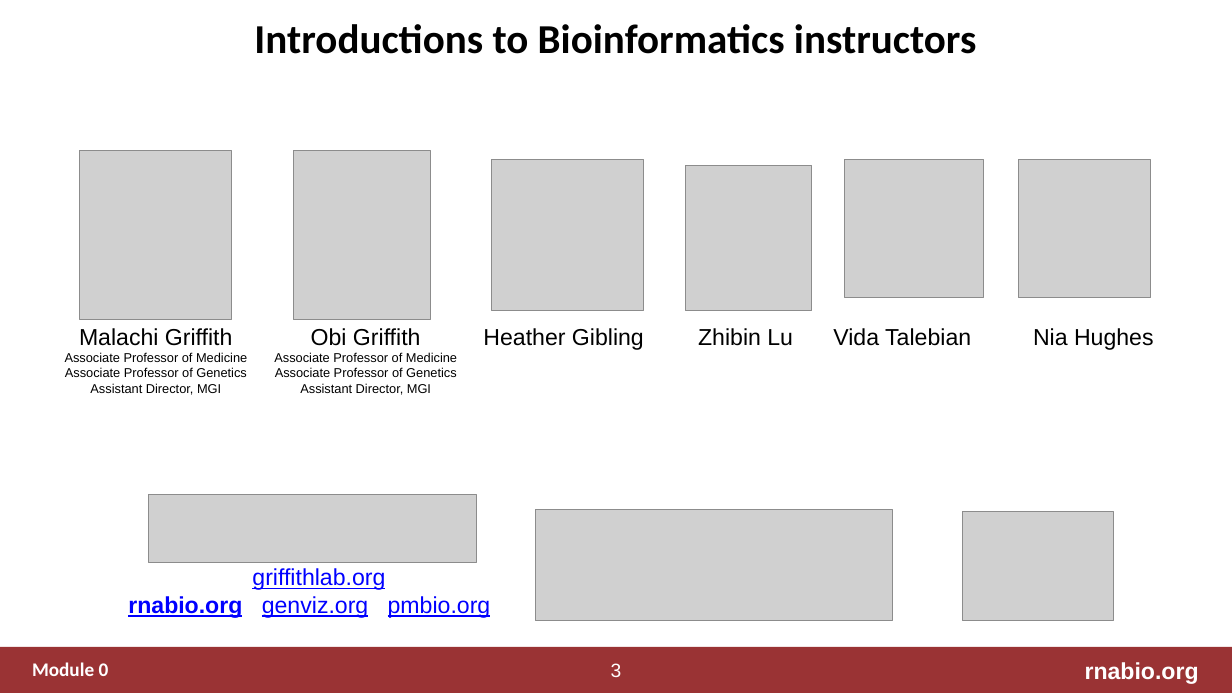
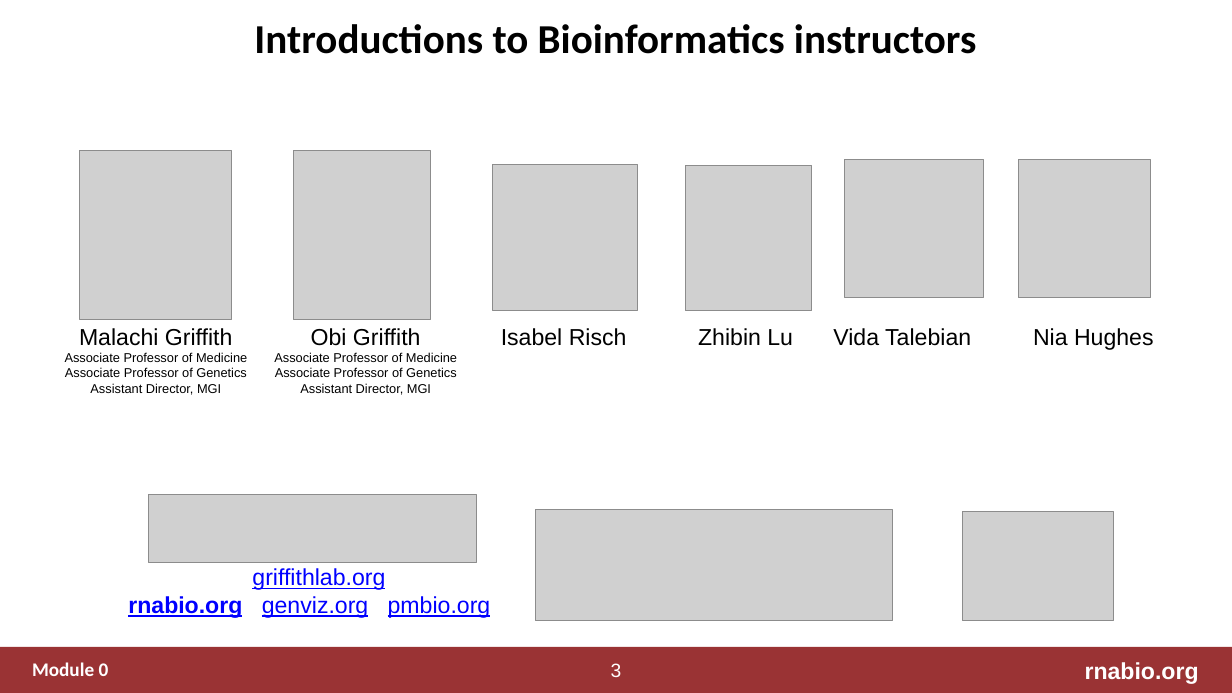
Before and after one commit to griffithlab/rnabio.org, a slide deck: slide 3 of assets/lectures/cbw/2024/full/RNASeq_Module0_Introductions.pptx. Drawn at 1232x693 pixels with LibreOffice and Linux fonts; fonts in the diff are those of the drawing; grey boxes stand for pictures. Boxes give left, top, right and bottom in pixels: in the first picture for what was removed or moved away, otherwise in the second. Text is boxed around its words. In the diff, an @@ line names an element or a change of style, - is before the commit and + after.

```diff
--- a/assets/lectures/cbw/2024/full/RNASeq_Module0_Introductions.pptx
+++ b/assets/lectures/cbw/2024/full/RNASeq_Module0_Introductions.pptx
@@ picture: place and size @@
-picture at (492, 159, 643, 311)
+picture at (493, 165, 638, 310)
@@ text at (501, 328, 627, 346): text changed @@
-Heather Gibling
+Isabel Risch
```
Also in this commit, not shown: 13 other files.
